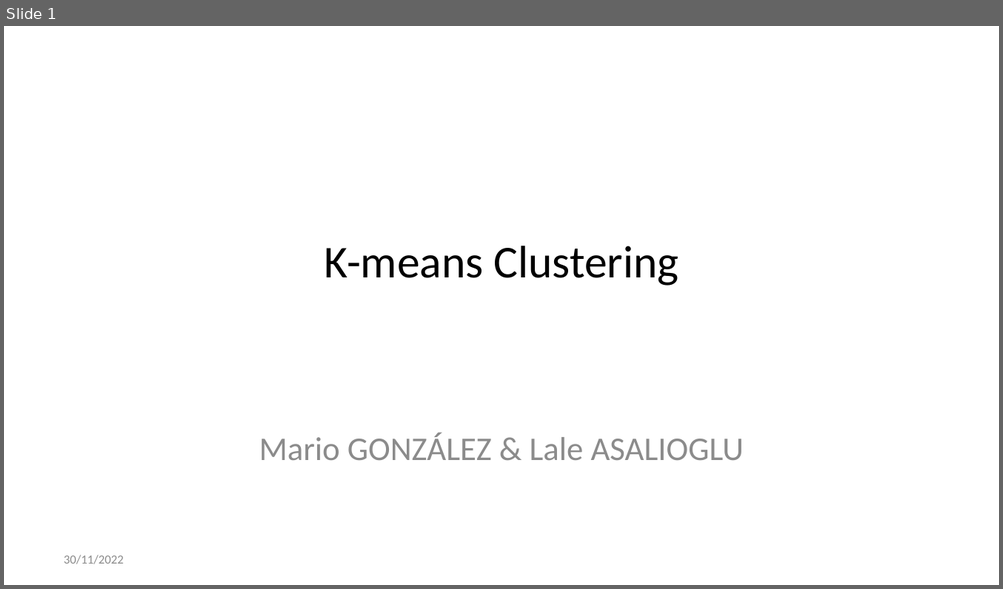
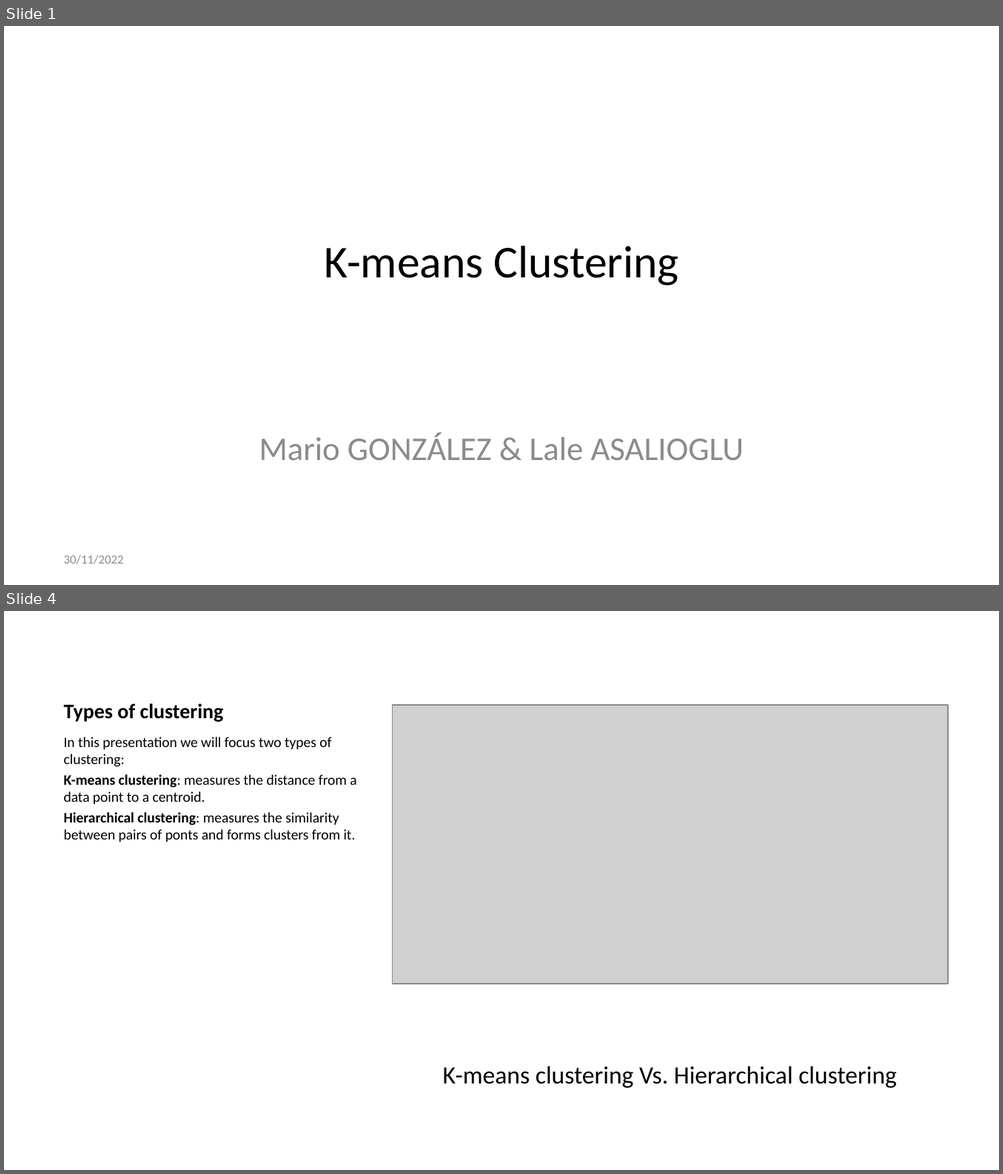
Before and after one commit to Rionzagal/ESILV-notes, a slide deck: src/Machine Learning/k_means/k_means_clustering.pptx. Shown one above the other, each under a label of ours: slide 1 before the commit, slides 1 and 4 after it; the slides between them are not shown. The pictures are 1003x589 and 1003x1174 pixels, drawn with LibreOffice and Linux fonts; fonts in the diff are those of the drawing; grey boxes stand for pictures. Boxes give left, top, right and bottom in pixels: in the first picture for what was removed or moved away, otherwise in the second. Text is boxed around its words. In the diff, an @@ line names an element or a change of style, - is before the commit and + after.

```diff
--- a/src/Machine Learning/k_means/k_means_clustering.pptx
+++ b/src/Machine Learning/k_means/k_means_clustering.pptx
@@ slide 4 added at (4, 611, 999, 1170), background #FFFFFF @@
@@ title added at (64, 703, 224, 722), 15 pt, text #000000, bold @@
+Types of clustering
@@ picture added at (392, 704, 947, 984) @@
@@ text added at (64, 737, 356, 842), 10.5 pt, text #000000 @@
+In this presentation we will focus two types of clustering:
+K-means clustering: measures the distance from a data point to a centroid.
+Hierarchical clustering: measures the similarity between pairs of ponts and forms clusters from it.
@@ text added at (443, 1066, 896, 1088), 18 pt, text #000000 @@
+K-means clustering Vs. Hierarchical clustering
```
Also in this commit, not shown: 1 slide changed, 3 other slides added, 1 slide removed, 5 other files.
